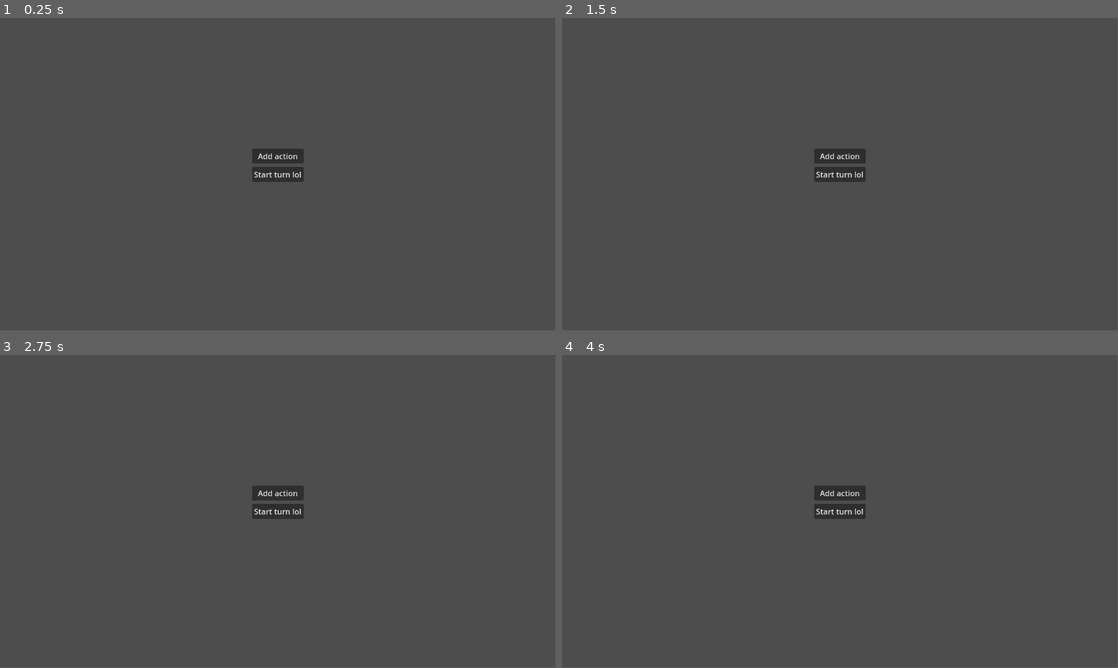
Above: before the commit, frames 1-4 (two rows, left to right).
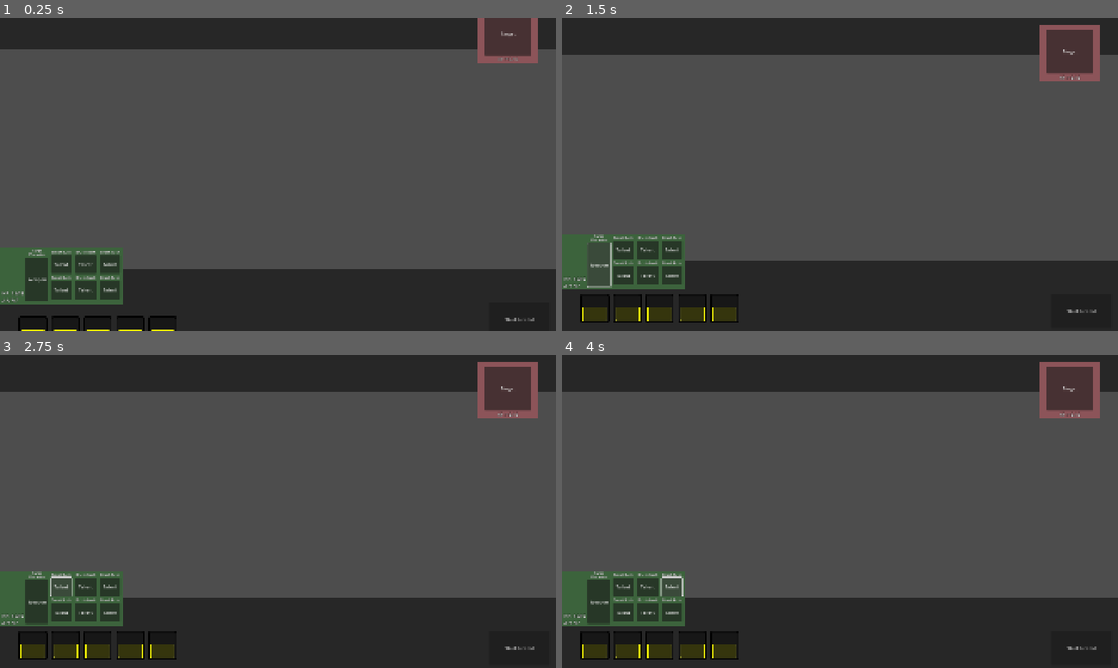
Above: after the commit, the same moments.

Repository: ANTHROGUE/anthrogue
Game: Godot game, scene res://game/battle/battle_ui/battle_ui.tscn
The game is run twice, just before and just after one commit, with the same random seed, the same clock (stepped at 60 frames per second) and the same inputs. Before the commit the project has no main scene; this scene is started directly in both runs.
Inputs (mouse positions are in pixels of both pictures, inside the frame that each line leads up to):
- Up to frame 1 (0.25 s): no input
- Up to frame 2 (1.5 s): click (840, 155) at 0.5 s, where only the run before the commit has a clickable "Add action"; click (600, 265) at 1.25 s, where only the run after the commit has a clickable "Weapon"
- Up to frame 3 (2.75 s): click (61, 586) at 2 s, where only the run after the commit has a clickable "Talent"
- Up to frame 4 (4 s): click (645, 586) at 2.75 s, where only the run after the commit has a clickable "Talent"; click (673, 586) at 3.5 s, where only the run after the commit has a clickable "Talent"
In our replay, the window is 799x449 before the commit and 800x450 after it. These sizes can differ from the game's own. Grey fills any space a smaller window leaves; there, only what the larger window draws over its background counts as a difference.

The runs differ from the first frame. In frame 1, 31% of the frame differs, in the area x 0-100%, y 0-100%; in frame 2, 35%; in frame 3, 36%; in frame 4, 36%.

Commit message:
Battle UI: Mascot panel layout initialized

Diff:
--- a/game/battle/actions/action_script.gd
+++ b/game/battle/actions/action_script.gd
@@ -6,7 +6,8 @@
 
 ## Override to script your battle movie
 func action() -> void:
-	s_action_impact.emit()
+	impact()
+	end_action()
 	pass
 
 func end_action() -> void:
--- a/game/battle/battle_node/battle_node.tscn
+++ b/game/battle/battle_node/battle_node.tscn
@@ -13,11 +13,12 @@
 collision_mask = 3
 script = ExtResource("1_1h0ks")
 
-[node name="BattleCamera" type="Camera3D" parent="."]
-unique_name_in_owner = true
-transform = Transform3D(-1, 8.742278e-08, 3.821371e-15, 0, -4.371139e-08, 1, 8.742278e-08, 1, 4.371139e-08, 0, 6, 0)
-
 [node name="Pointer" type="MeshInstance3D" parent="."]
 unique_name_in_owner = true
 transform = Transform3D(-4.371139e-08, 1, -4.371139e-08, 0, -4.371139e-08, -1, -1, -4.371139e-08, 1.9106855e-15, 0, 0, 0)
 mesh = SubResource("TextMesh_1h0ks")
+
+[node name="BattleCamera" type="Camera3D" parent="."]
+unique_name_in_owner = true
+transform = Transform3D(-0.782868, 0.3282249, -0.52856994, 0.0619868, 0.8864526, 0.45864958, 0.61909235, 0.3262977, -0.714321, -3.1647081, 2.938357, -4.5084815)
+fov = 66.0
--- a/game/battle/battle_ui/battle_ui.gd
+++ b/game/battle/battle_ui/battle_ui.gd
@@ -2,7 +2,10 @@
 
 
 signal s_turn_confirmed()
-signal s_move_queued(move: BattleAction, user: Player, targets: Array[Combatant])
+signal s_move_queued(move: BattleAction, user: Combatant, targets: Array[Combatant])
+
+func _ready() -> void:
+	%AnimationPlayer.play("battleui_in")
 
 func on_go_pressed() -> void:
 	# s_move_queued.emit(load('res://ar/registry/battle/actions/test/test_action.tres'), Player.instance, targets)
--- a/game/battle/battle_ui/battle_ui.tscn
+++ b/game/battle/battle_ui/battle_ui.tscn
@@ -1,6 +1,141 @@
-[gd_scene load_steps=2 format=3 uid="uid://dr7ndutcapucw"]
+[gd_scene load_steps=8 format=3 uid="uid://dr7ndutcapucw"]
 
 [ext_resource type="Script" uid="uid://bwpg4840d070v" path="res://game/battle/battle_ui/battle_ui.gd" id="1_xktba"]
+[ext_resource type="PackedScene" uid="uid://8ikc68l0i02y" path="res://game/battle/mascot_panel.tscn" id="2_v3sf7"]
+[ext_resource type="PackedScene" uid="uid://dfw8g4sirpc08" path="res://game/battle/move_panel.tscn" id="3_5vhio"]
+[ext_resource type="PackedScene" uid="uid://cvcfuubl4jdr6" path="res://game/battle/enemy_panel.tscn" id="4_tubnw"]
+
+[sub_resource type="Animation" id="Animation_tubnw"]
+resource_name = "battleui_in"
+tracks/0/type = "value"
+tracks/0/imported = false
+tracks/0/enabled = true
+tracks/0/path = NodePath("BattleUI_lower:position")
+tracks/0/interp = 1
+tracks/0/loop_wrap = true
+tracks/0/keys = {
+"times": PackedFloat32Array(0, 0.5),
+"transitions": PackedFloat32Array(0.25, 2.5),
+"update": 0,
+"values": [Vector2(0, 1088), Vector2(0, 728)]
+}
+tracks/1/type = "value"
+tracks/1/imported = false
+tracks/1/enabled = true
+tracks/1/path = NodePath("BattleUI_upper:position")
+tracks/1/interp = 1
+tracks/1/loop_wrap = true
+tracks/1/keys = {
+"times": PackedFloat32Array(0, 0.5),
+"transitions": PackedFloat32Array(0.25, 1),
+"update": 0,
+"values": [Vector2(0, -240), Vector2(0, 0)]
+}
+tracks/2/type = "value"
+tracks/2/imported = false
+tracks/2/enabled = true
+tracks/2/path = NodePath("BattleUI_lower/MascotPanelContainer:position")
+tracks/2/interp = 1
+tracks/2/loop_wrap = true
+tracks/2/keys = {
+"times": PackedFloat32Array(0, 0.7),
+"transitions": PackedFloat32Array(0.25, 1),
+"update": 0,
+"values": [Vector2(0, 120), Vector2(0, 16)]
+}
+tracks/3/type = "value"
+tracks/3/imported = false
+tracks/3/enabled = true
+tracks/3/path = NodePath("BattleUI_lower/MoveTimeline:position")
+tracks/3/interp = 1
+tracks/3/loop_wrap = true
+tracks/3/keys = {
+"times": PackedFloat32Array(0.1, 0.7),
+"transitions": PackedFloat32Array(0.25, 1),
+"update": 0,
+"values": [Vector2(64, 360), Vector2(64, 223.99731)]
+}
+tracks/4/type = "value"
+tracks/4/imported = false
+tracks/4/enabled = true
+tracks/4/path = NodePath("BattleUI_upper/EnemyPanelContainer:position")
+tracks/4/interp = 1
+tracks/4/loop_wrap = true
+tracks/4/keys = {
+"times": PackedFloat32Array(0, 0.7),
+"transitions": PackedFloat32Array(0.25, 1),
+"update": 0,
+"values": [Vector2(0, -192), Vector2(0, 24)]
+}
+
+[sub_resource type="Animation" id="Animation_hgdvw"]
+length = 0.001
+tracks/0/type = "value"
+tracks/0/imported = false
+tracks/0/enabled = true
+tracks/0/path = NodePath("BattleUI_lower:position")
+tracks/0/interp = 1
+tracks/0/loop_wrap = true
+tracks/0/keys = {
+"times": PackedFloat32Array(0),
+"transitions": PackedFloat32Array(1),
+"update": 0,
+"values": [Vector2(0, 728)]
+}
+tracks/1/type = "value"
+tracks/1/imported = false
+tracks/1/enabled = true
+tracks/1/path = NodePath("BattleUI_upper:position")
+tracks/1/interp = 1
+tracks/1/loop_wrap = true
+tracks/1/keys = {
+"times": PackedFloat32Array(0),
+"transitions": PackedFloat32Array(1),
+"update": 0,
+"values": [Vector2(0, 0)]
+}
+tracks/2/type = "value"
+tracks/2/imported = false
+tracks/2/enabled = true
+tracks/2/path = NodePath("BattleUI_lower/MascotPanelContainer:position")
+tracks/2/interp = 1
+tracks/2/loop_wrap = true
+tracks/2/keys = {
+"times": PackedFloat32Array(0),
+"transitions": PackedFloat32Array(1),
+"update": 0,
+"values": [Vector2(0, 15.997681)]
+}
+tracks/3/type = "value"
+tracks/3/imported = false
+tracks/3/enabled = true
+tracks/3/path = NodePath("BattleUI_lower/MoveTimeline:position")
+tracks/3/interp = 1
+tracks/3/loop_wrap = true
+tracks/3/keys = {
+"times": PackedFloat32Array(0),
+"transitions": PackedFloat32Array(1),
+"update": 0,
+"values": [Vector2(64, 223.99731)]
+}
+tracks/4/type = "value"
+tracks/4/imported = false
+tracks/4/enabled = true
+tracks/4/path = NodePath("BattleUI_upper/EnemyPanelContainer:position")
+tracks/4/interp = 1
+tracks/4/loop_wrap = true
+tracks/4/keys = {
+"times": PackedFloat32Array(0),
+"transitions": PackedFloat32Array(1),
+"update": 0,
+"values": [Vector2(0, 24)]
+}
+
+[sub_resource type="AnimationLibrary" id="AnimationLibrary_kcxjk"]
+_data = {
+&"RESET": SubResource("Animation_hgdvw"),
+&"battleui_in": SubResource("Animation_tubnw")
+}
 
 [node name="BattleUI" type="Control"]
 layout_mode = 3
@@ -11,37 +146,144 @@
 grow_vertical = 2
 script = ExtResource("1_xktba")
 
-[node name="ActionButton" type="Button" parent="."]
-layout_mode = 1
-anchors_preset = 8
-anchor_left = 0.5
-anchor_top = 0.5
-anchor_right = 0.5
-anchor_bottom = 0.5
-offset_left = -53.0
-offset_top = -53.0
-offset_right = 54.0
-offset_bottom = -22.0
+[node name="BattleUI_lower" type="Control" parent="."]
+layout_mode = 1
+anchors_preset = 12
+anchor_top = 1.0
+anchor_right = 1.0
+anchor_bottom = 1.0
+offset_top = -352.0
+offset_bottom = -0.004272461
+grow_horizontal = 2
+grow_vertical = 0
+
+[node name="Back" type="ColorRect" parent="BattleUI_lower"]
+layout_mode = 1
+anchors_preset = 15
+anchor_right = 1.0
+anchor_bottom = 1.0
+offset_top = 112.0
 grow_horizontal = 2
 grow_vertical = 2
-focus_mode = 0
-text = "Add action"
-
-[node name="GoButton" type="Button" parent="."]
-layout_mode = 1
-anchors_preset = 8
-anchor_left = 0.5
-anchor_top = 0.5
-anchor_right = 0.5
-anchor_bottom = 0.5
-offset_left = -4.0
-offset_top = -4.0
-offset_right = 4.0
-offset_bottom = 4.0
-grow_horizontal = 2
-grow_vertical = 2
+color = Color(0.11764706, 0.11764706, 0.11764706, 0.8117647)
+
+[node name="GoButton" type="Button" parent="BattleUI_lower"]
+unique_name_in_owner = true
+layout_mode = 1
+anchors_preset = 3
+anchor_left = 1.0
+anchor_top = 1.0
+anchor_right = 1.0
+anchor_bottom = 1.0
+offset_left = -232.0
+offset_top = -128.0
+offset_right = -21.0
+offset_bottom = -9.0
+grow_horizontal = 0
+grow_vertical = 0
 focus_mode = 0
 text = "Start turn lol"
 
-[connection signal="pressed" from="ActionButton" to="." method="_on_action_button_pressed"]
-[connection signal="pressed" from="GoButton" to="." method="on_go_pressed"]
+[node name="MoveTimeline" type="HBoxContainer" parent="BattleUI_lower"]
+unique_name_in_owner = true
+layout_mode = 1
+anchors_preset = 12
+anchor_top = 1.0
+anchor_right = 1.0
+anchor_bottom = 1.0
+offset_left = 64.0
+offset_top = -127.99841
+offset_right = -280.0
+offset_bottom = -27.998108
+grow_horizontal = 2
+grow_vertical = 0
+theme_override_constants/separation = 12
+
+[node name="MovePanel" parent="BattleUI_lower/MoveTimeline" instance=ExtResource("3_5vhio")]
+layout_mode = 2
+
+[node name="MovePanel2" parent="BattleUI_lower/MoveTimeline" instance=ExtResource("3_5vhio")]
+layout_mode = 2
+
+[node name="MovePanel3" parent="BattleUI_lower/MoveTimeline" instance=ExtResource("3_5vhio")]
+layout_mode = 2
+
+[node name="MovePanel4" parent="BattleUI_lower/MoveTimeline" instance=ExtResource("3_5vhio")]
+layout_mode = 2
+
+[node name="MovePanel5" parent="BattleUI_lower/MoveTimeline" instance=ExtResource("3_5vhio")]
+layout_mode = 2
+
+[node name="MascotPanelContainer" type="HBoxContainer" parent="BattleUI_lower"]
+unique_name_in_owner = true
+layout_mode = 1
+anchors_preset = 12
+anchor_top = 1.0
+anchor_right = 1.0
+anchor_bottom = 1.0
+offset_top = -335.99805
+offset_right = -64.0
+offset_bottom = -143.99762
+grow_horizontal = 2
+grow_vertical = 0
+theme_override_constants/separation = 40
+
+[node name="MascotPanel" parent="BattleUI_lower/MascotPanelContainer" instance=ExtResource("2_v3sf7")]
+layout_mode = 2
+
+[node name="MascotPanel2" parent="BattleUI_lower/MascotPanelContainer" instance=ExtResource("2_v3sf7")]
+visible = false
+layout_mode = 2
+
+[node name="MascotPanel3" parent="BattleUI_lower/MascotPanelContainer" instance=ExtResource("2_v3sf7")]
+visible = false
+layout_mode = 2
+
+[node name="MascotPanel4" parent="BattleUI_lower/MascotPanelContainer" instance=ExtResource("2_v3sf7")]
+visible = false
+layout_mode = 2
+
+[node name="AnimationPlayer_MPC" type="AnimationPlayer" parent="BattleUI_lower/MascotPanelContainer"]
+
+[node name="BattleUI_upper" type="Control" parent="."]
+layout_mode = 1
+anchors_preset = 10
+anchor_right = 1.0
+offset_bottom = 240.0
+grow_horizontal = 2
+
+[node name="Back" type="ColorRect" parent="BattleUI_upper"]
+layout_mode = 1
+anchors_preset = 15
+anchor_right = 1.0
+anchor_bottom = 1.0
+offset_bottom = -112.0
+grow_horizontal = 2
+grow_vertical = 2
+color = Color(0.11764706, 0.11764706, 0.11764706, 0.8117647)
+
+[node name="EnemyPanelContainer" type="HBoxContainer" parent="BattleUI_upper"]
+unique_name_in_owner = true
+layout_mode = 1
+anchors_preset = 10
+anchor_right = 1.0
+offset_top = 24.0
+offset_right = -64.0
+offset_bottom = 216.0
+grow_horizontal = 2
+theme_override_constants/separation = 40
+alignment = 2
+
+[node name="EnemyPanel" parent="BattleUI_upper/EnemyPanelContainer" instance=ExtResource("4_tubnw")]
+layout_mode = 2
+
+[node name="AnimationPlayer_EPC" type="AnimationPlayer" parent="BattleUI_upper/EnemyPanelContainer"]
+root_node = NodePath("../../../BattleUI_lower/MascotPanelContainer")
+
+[node name="AnimationPlayer" type="AnimationPlayer" parent="."]
+unique_name_in_owner = true
+libraries = {
+&"": SubResource("AnimationLibrary_kcxjk")
+}
+
+[connection signal="pressed" from="BattleUI_lower/GoButton" to="." method="on_go_pressed"]
--- /dev/null
+++ b/game/battle/enemy_panel.tscn
@@ -0,0 +1,40 @@
+[gd_scene load_steps=2 format=3 uid="uid://cvcfuubl4jdr6"]
+
+[sub_resource type="LabelSettings" id="LabelSettings_2yhv4"]
+outline_size = 4
+outline_color = Color(0, 0, 0, 1)
+
+[node name="EnemyPanel" type="ColorRect"]
+custom_minimum_size = Vector2(204, 192)
+color = Color(0.55, 0.33, 0.34833336, 1)
+
+[node name="Label_HP" type="Label" parent="."]
+layout_mode = 1
+anchors_preset = 7
+anchor_left = 0.5
+anchor_top = 1.0
+anchor_right = 0.5
+anchor_bottom = 1.0
+offset_left = -37.0
+offset_top = -23.0
+offset_right = 37.0
+grow_horizontal = 2
+grow_vertical = 0
+text = "HP: 15/15"
+label_settings = SubResource("LabelSettings_2yhv4")
+horizontal_alignment = 1
+
+[node name="WeaponButton" type="Button" parent="."]
+layout_mode = 1
+anchors_preset = 7
+anchor_left = 0.5
+anchor_top = 1.0
+anchor_right = 0.5
+anchor_bottom = 1.0
+offset_left = -80.0
+offset_top = -176.0
+offset_right = 80.0
+offset_bottom = -24.0
+grow_horizontal = 2
+grow_vertical = 0
+text = "Target"
--- /dev/null
+++ b/game/battle/mascot_panel.tscn
@@ -0,0 +1,225 @@
+[gd_scene load_steps=3 format=3 uid="uid://8ikc68l0i02y"]
+
+[sub_resource type="LabelSettings" id="LabelSettings_2yhv4"]
+outline_size = 4
+outline_color = Color(0, 0, 0, 1)
+
+[sub_resource type="LabelSettings" id="LabelSettings_mr8hk"]
+line_spacing = -3.0
+font_size = 12
+outline_size = 2
+outline_color = Color(0, 0, 0, 1)
+
+[node name="MascotPanel" type="ColorRect"]
+custom_minimum_size = Vector2(424, 192)
+anchors_preset = 2
+anchor_top = 1.0
+anchor_bottom = 1.0
+offset_top = -192.0
+offset_right = 424.0
+grow_vertical = 0
+color = Color(0.234, 0.39, 0.234, 1)
+
+[node name="Label_HP" type="Label" parent="."]
+layout_mode = 1
+anchors_preset = 2
+anchor_top = 1.0
+anchor_bottom = 1.0
+offset_left = 8.0
+offset_top = -48.0
+offset_right = 82.0
+offset_bottom = -25.0
+grow_vertical = 0
+text = "HP: 15/15"
+label_settings = SubResource("LabelSettings_2yhv4")
+
+[node name="Label_AP" type="Label" parent="."]
+layout_mode = 1
+anchors_preset = 2
+anchor_top = 1.0
+anchor_bottom = 1.0
+offset_left = 8.0
+offset_top = -24.0
+offset_right = 62.0
+offset_bottom = -1.0
+grow_vertical = 0
+text = "AP: 7/7"
+label_settings = SubResource("LabelSettings_2yhv4")
+
+[node name="WeaponButton" type="Button" parent="."]
+layout_mode = 1
+anchors_preset = 2
+anchor_top = 1.0
+anchor_bottom = 1.0
+offset_left = 88.0
+offset_top = -160.0
+offset_right = 168.0
+offset_bottom = -8.0
+grow_vertical = 0
+text = "Weapon"
+
+[node name="Label2" type="Label" parent="WeaponButton"]
+layout_mode = 1
+anchors_preset = 5
+anchor_left = 0.5
+anchor_right = 0.5
+offset_left = -36.0
+offset_top = -32.0
+offset_right = 36.0
+offset_bottom = -1.0
+grow_horizontal = 2
+text = "Surge Protector"
+label_settings = SubResource("LabelSettings_mr8hk")
+horizontal_alignment = 1
+vertical_alignment = 2
+autowrap_mode = 3
+
+[node name="TalentUIContainer" type="HBoxContainer" parent="."]
+layout_mode = 1
+anchors_preset = 2
+anchor_top = 1.0
+anchor_bottom = 1.0
+offset_left = 176.0
+offset_top = -168.0
+offset_right = 584.0
+offset_bottom = -104.0
+grow_vertical = 0
+theme_override_constants/separation = 12
+
+[node name="TalentButton1" type="Button" parent="TalentUIContainer"]
+custom_minimum_size = Vector2(72, 0)
+layout_mode = 2
+text = "Talent"
+
+[node name="Label" type="Label" parent="TalentUIContainer/TalentButton1"]
+layout_mode = 1
+anchors_preset = 5
+anchor_left = 0.5
+anchor_right = 0.5
+offset_left = -36.0
+offset_top = -32.0
+offset_right = 36.0
+offset_bottom = -1.0
+grow_horizontal = 2
+text = "Brush Rush"
+label_settings = SubResource("LabelSettings_mr8hk")
+horizontal_alignment = 1
+vertical_alignment = 2
+autowrap_mode = 3
+
+[node name="TalentButton2" type="Button" parent="TalentUIContainer"]
+custom_minimum_size = Vector2(72, 0)
+layout_mode = 2
+text = "Talent"
+
+[node name="Label2" type="Label" parent="TalentUIContainer/TalentButton2"]
+layout_mode = 1
+anchors_preset = 5
+anchor_left = 0.5
+anchor_right = 0.5
+offset_left = -36.0
+offset_top = -32.0
+offset_right = 36.0
+offset_bottom = -1.0
+grow_horizontal = 2
+text = "Brush Rush"
+label_settings = SubResource("LabelSettings_mr8hk")
+horizontal_alignment = 1
+vertical_alignment = 2
+autowrap_mode = 3
+
+[node name="TalentButton3" type="Button" parent="TalentUIContainer"]
+custom_minimum_size = Vector2(72, 0)
+layout_mode = 2
+text = "Talent"
+
+[node name="Label2" type="Label" parent="TalentUIContainer/TalentButton3"]
+layout_mode = 1
+anchors_preset = 5
+anchor_left = 0.5
+anchor_right = 0.5
+offset_left = -36.0
+offset_top = -32.0
+offset_right = 36.0
+offset_bottom = -1.0
+grow_horizontal = 2
+text = "Brush Rush"
+label_settings = SubResource("LabelSettings_mr8hk")
+horizontal_alignment = 1
+vertical_alignment = 2
+autowrap_mode = 3
+
+[node name="TalentUIContainer2" type="HBoxContainer" parent="."]
+layout_mode = 1
+anchors_preset = 2
+anchor_top = 1.0
+anchor_bottom = 1.0
+offset_left = 176.0
+offset_top = -80.0
+offset_right = 584.0
+offset_bottom = -16.0
+grow_vertical = 0
+theme_override_constants/separation = 12
+
+[node name="TalentButton1" type="Button" parent="TalentUIContainer2"]
+custom_minimum_size = Vector2(72, 0)
+layout_mode = 2
+text = "Talent"
+
+[node name="Label" type="Label" parent="TalentUIContainer2/TalentButton1"]
+layout_mode = 1
+anchors_preset = 5
+anchor_left = 0.5
+anchor_right = 0.5
+offset_left = -36.0
+offset_top = -32.0
+offset_right = 36.0
+offset_bottom = -1.0
+grow_horizontal = 2
+text = "Brush Rush"
+label_settings = SubResource("LabelSettings_mr8hk")
+horizontal_alignment = 1
+vertical_alignment = 2
+autowrap_mode = 3
+
+[node name="TalentButton2" type="Button" parent="TalentUIContainer2"]
+custom_minimum_size = Vector2(72, 0)
+layout_mode = 2
+text = "Talent"
+
+[node name="Label2" type="Label" parent="TalentUIContainer2/TalentButton2"]
+layout_mode = 1
+anchors_preset = 5
+anchor_left = 0.5
+anchor_right = 0.5
+offset_left = -36.0
+offset_top = -32.0
+offset_right = 36.0
+offset_bottom = -1.0
+grow_horizontal = 2
+text = "Brush Rush"
+label_settings = SubResource("LabelSettings_mr8hk")
+horizontal_alignment = 1
+vertical_alignment = 2
+autowrap_mode = 3
+
+[node name="TalentButton3" type="Button" parent="TalentUIContainer2"]
+custom_minimum_size = Vector2(72, 0)
+layout_mode = 2
+text = "Talent"
+
+[node name="Label2" type="Label" parent="TalentUIContainer2/TalentButton3"]
+layout_mode = 1
+anchors_preset = 5
+anchor_left = 0.5
+anchor_right = 0.5
+offset_left = -36.0
+offset_top = -32.0
+offset_right = 36.0
+offset_bottom = -1.0
+grow_horizontal = 2
+text = "Brush Rush"
+label_settings = SubResource("LabelSettings_mr8hk")
+horizontal_alignment = 1
+vertical_alignment = 2
+autowrap_mode = 3
--- /dev/null
+++ b/game/battle/move_panel.tscn
@@ -0,0 +1,39 @@
+[gd_scene load_steps=2 format=3 uid="uid://dfw8g4sirpc08"]
+
+[ext_resource type="Texture2D" uid="uid://bjqgj7re7wty8" path="res://ui_assets/gag_panel.png" id="1_b0qgg"]
+
+[node name="MovePanel" type="TextureRect"]
+self_modulate = Color(0, 0, 0, 1)
+custom_minimum_size = Vector2(100, 100)
+offset_right = 104.0
+offset_bottom = 104.0
+texture = ExtResource("1_b0qgg")
+
+[node name="BG" type="TextureRect" parent="."]
+layout_mode = 1
+anchors_preset = 8
+anchor_left = 0.5
+anchor_top = 0.5
+anchor_right = 0.5
+anchor_bottom = 0.5
+offset_left = -44.0
+offset_top = -4.0
+offset_right = 44.0
+offset_bottom = 44.0
+grow_horizontal = 2
+grow_vertical = 2
+texture = ExtResource("1_b0qgg")
+
+[node name="ActionIcon" type="TextureRect" parent="BG"]
+layout_mode = 1
+anchors_preset = 8
+anchor_left = 0.5
+anchor_top = 0.5
+anchor_right = 0.5
+anchor_bottom = 0.5
+offset_left = -44.0
+offset_top = -24.0
+offset_right = 44.0
+offset_bottom = 24.0
+grow_horizontal = 2
+grow_vertical = 2
--- a/project.godot
+++ b/project.godot
@@ -11,12 +11,19 @@
 [application]
 
 config/name="anthrogue"
+run/main_scene="uid://cfulvjn770vuy"
 config/features=PackedStringArray("4.5", "GL Compatibility")
 config/icon="res://icon.svg"
 
 [autoload]
 
 Globals="*res://game/globals/globals.gd"
+
+[display]
+
+window/size/viewport_width=1920
+window/size/viewport_height=1080
+window/stretch/mode="canvas_items"
 
 [editor_plugins]
 
Binary file added: ui_assets/gag_panel.png
Not shown, added: ui_assets/gag_panel.png.import
